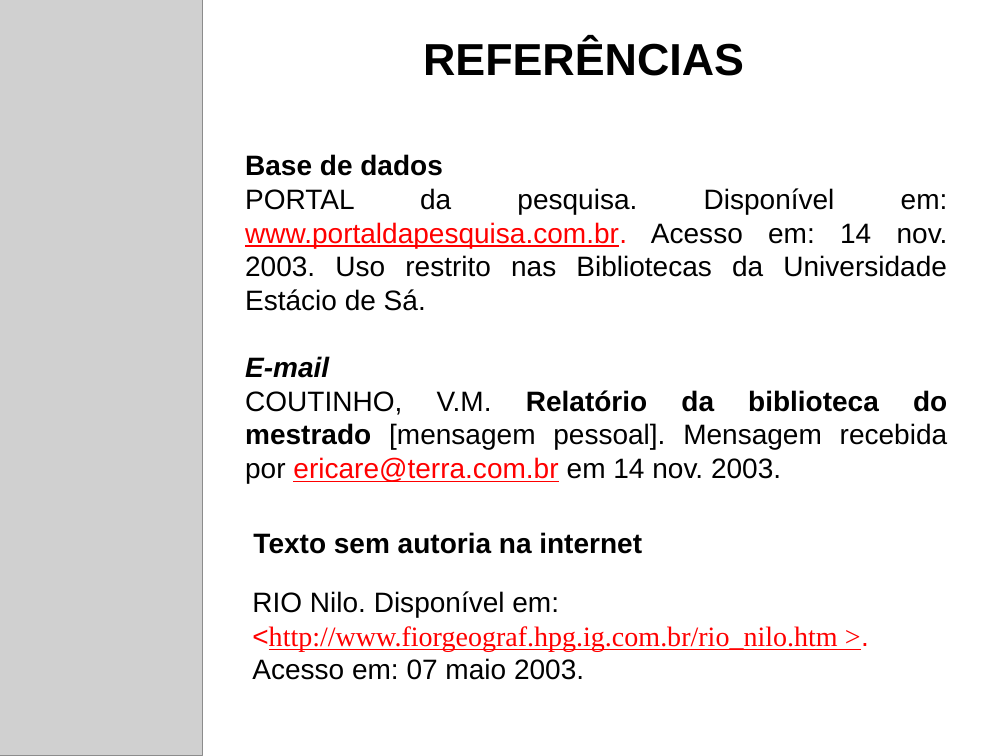
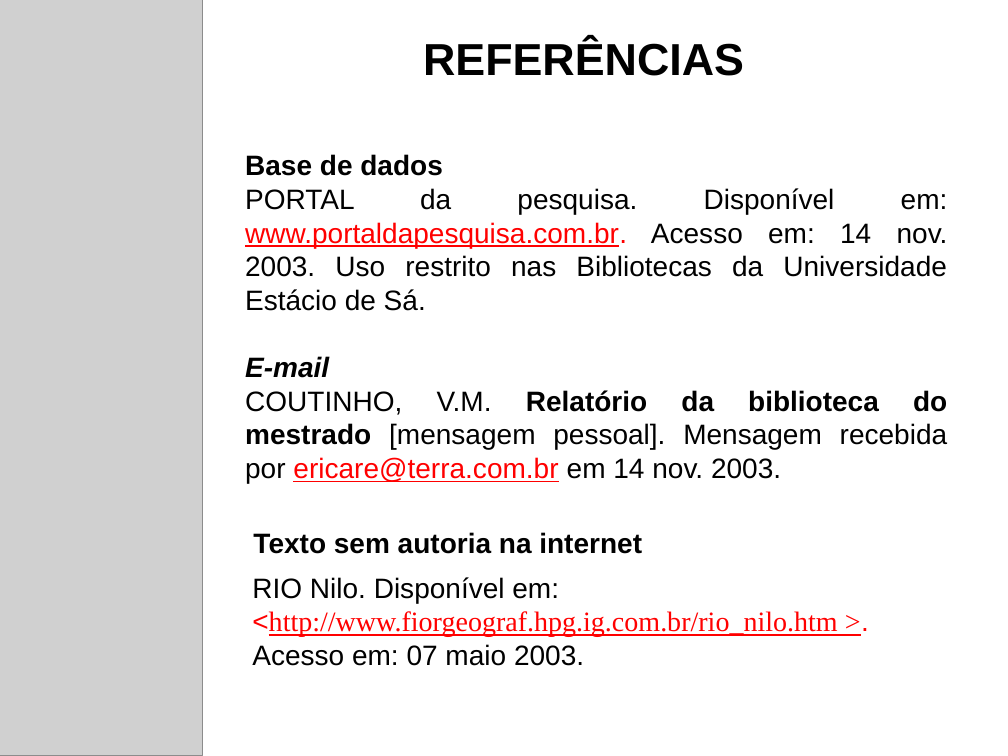
Before and after one commit to Eliuth0304/app-despesas-anywhere, a slide deck: slide 23 of .documentos/01 Material de Apoio de TCC/Referências.ppt. Drawn at 1008x756 pixels with LibreOffice and Linux fonts; fonts in the diff are those of the drawing; grey boxes stand for pictures. Boxes give left, top, right and bottom in pixels: in the first picture for what was removed or moved away, otherwise in the second. Text is boxed around its words. In the diff, an @@ line names an element or a change of style, - is before the commit and + after.

```diff
--- a/.documentos/01 Material de Apoio de TCC/Referências.ppt
+++ b/.documentos/01 Material de Apoio de TCC/Referências.ppt
@@ text "RIO Nilo. Disponível em:": place and size @@
-text "RIO Nilo. Disponível em:" at [252,591,837,680]
+text "RIO Nilo. Disponível em:" at [252,577,837,666]
```
Also in this commit, not shown: 7 other files.
